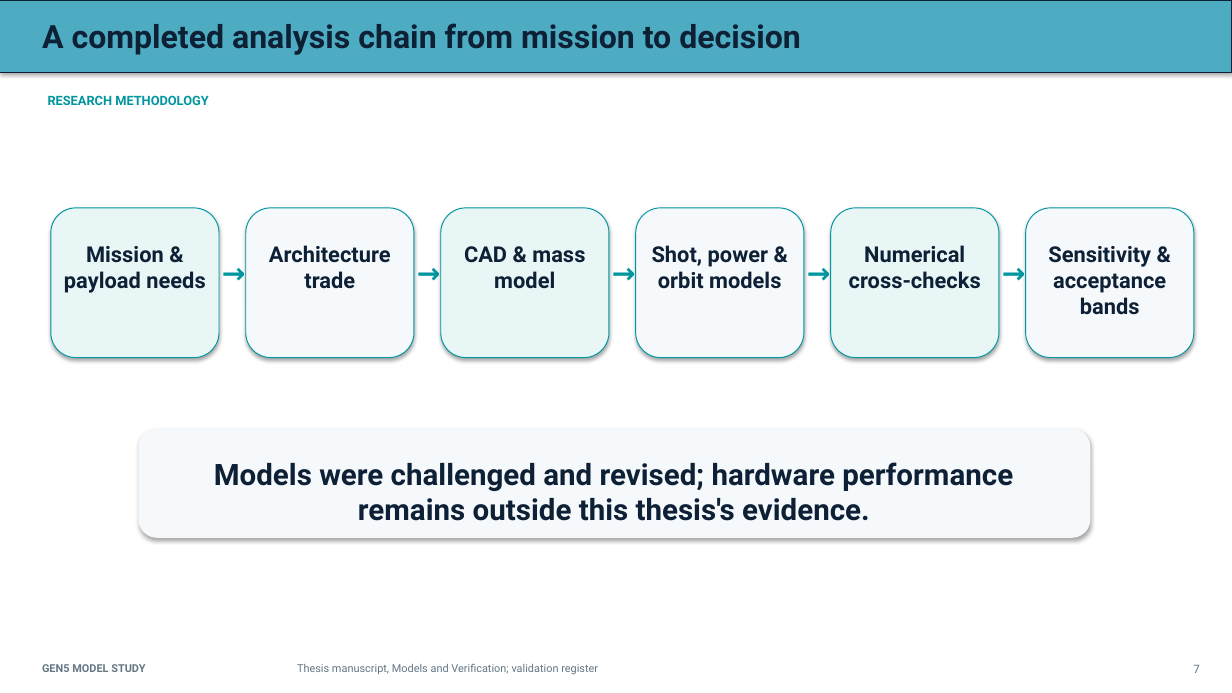
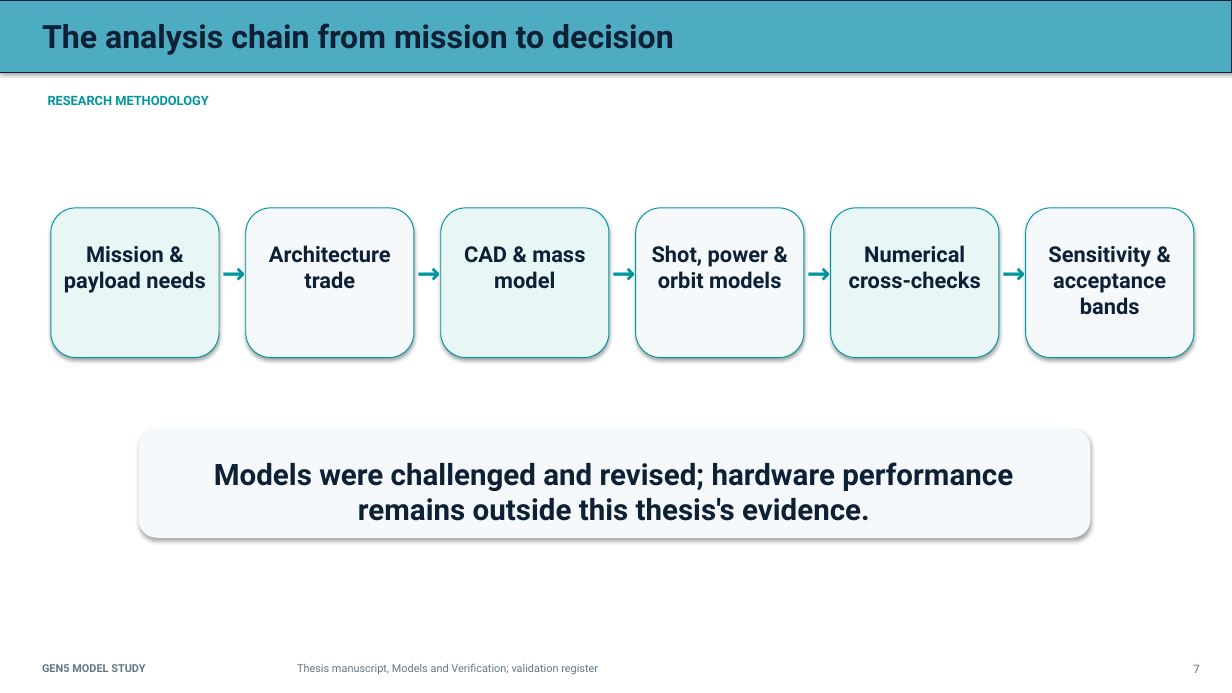
Before and after one commit to aaaaaaaaaaaavm/VOLLEY-thesis, a slide deck: slide 7 of university/final_review_2026_10_10/VOLLEY_Final_Review_2026-10-10.pptx. Drawn at 1232x693 pixels with LibreOffice and Linux fonts; fonts in the diff are those of the drawing. Boxes give left, top, right and bottom in pixels: in the first picture for what was removed or moved away, otherwise in the second. Text is boxed around its words. In the diff, an @@ line names an element or a change of style, - is before the commit and + after.

```diff
--- a/university/final_review_2026_10_10/VOLLEY_Final_Review_2026-10-10.pptx
+++ b/university/final_review_2026_10_10/VOLLEY_Final_Review_2026-10-10.pptx
@@ text at [42,23,674,55]: text changed @@
-A completed analysis chain from mission to decision
+The analysis chain from mission to decision
```
Also in this commit, not shown: 9 other slides changed, 15 other files.
